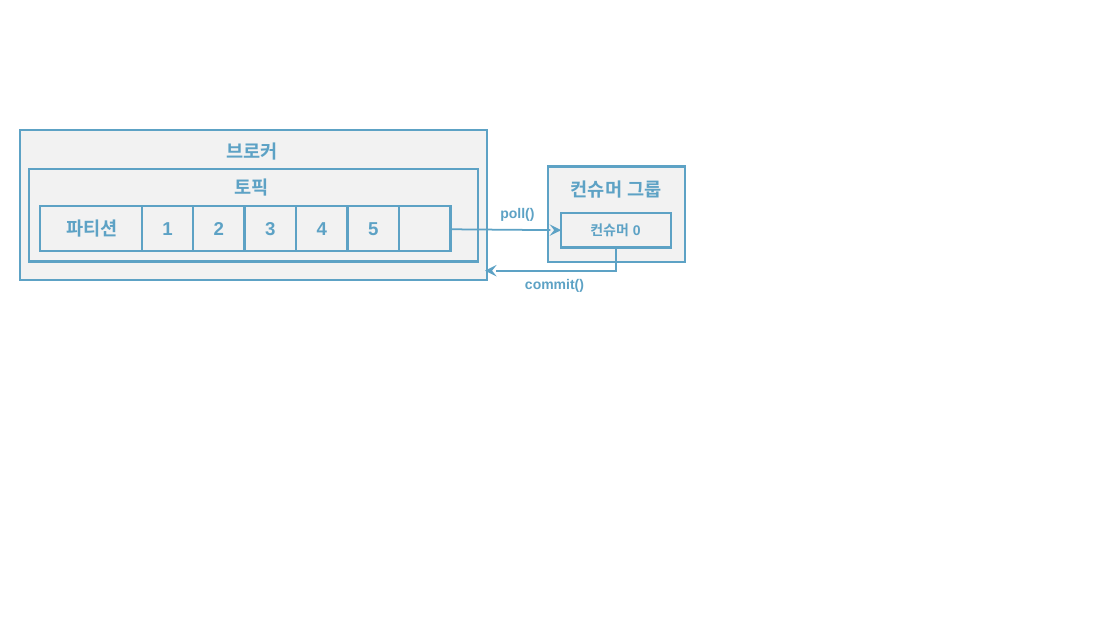
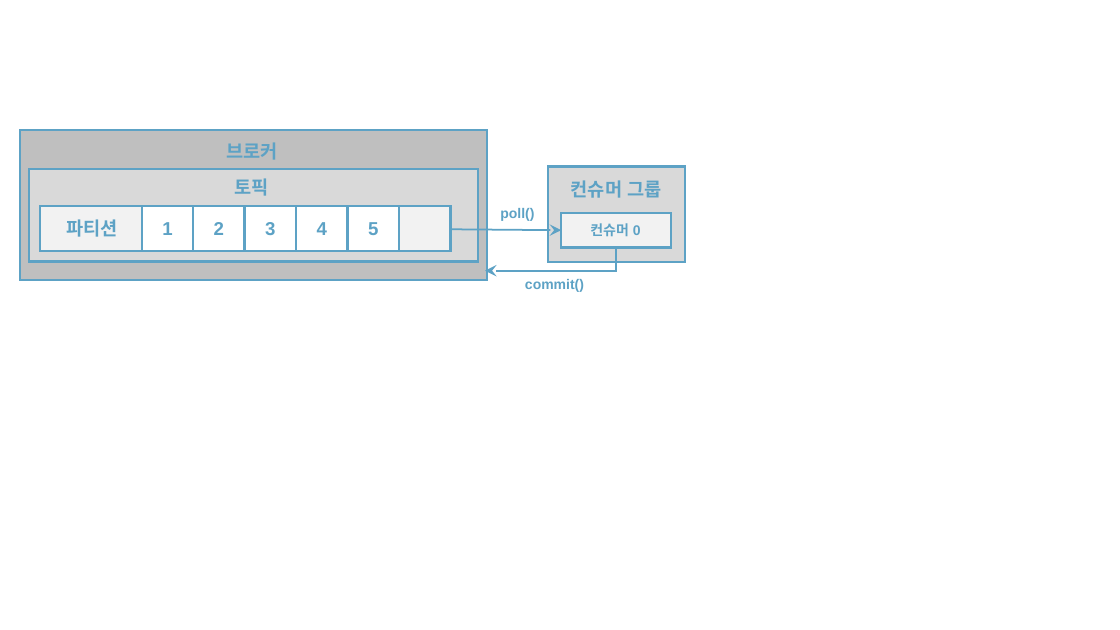
Before and after one commit to rudaks-han/book-summary, a slide deck: slide 19 of 아파치카프카_with자바/ref/프레젠테이션1.pptx. Drawn at 1120x630 pixels with LibreOffice and Linux fonts; fonts in the diff are those of the drawing. Boxes give left, top, right and bottom in pixels: in the first picture for what was removed or moved away, otherwise in the second. Text is boxed around its words. In the diff, an @@ line names an element or a change of style, - is before the commit and + after.

```diff
--- a/아파치카프카_with자바/ref/프레젠테이션1.pptx
+++ b/아파치카프카_with자바/ref/프레젠테이션1.pptx
@@ rectangle at (x1=20, y1=130, x2=487, y2=280): fill #F2F2F2 to #BFBFBF @@
@@ rectangle at (x1=29, y1=169, x2=478, y2=261): fill #F2F2F2 to #D9D9D9 @@
@@ rectangle at (x1=548, y1=166, x2=685, y2=262): fill #F2F2F2 to #D9D9D9 @@
@@ fill none to #FFFFFF in 5 elements at (x1=142, y1=206, x2=193, y2=250), (x1=193, y1=206, x2=245, y2=250), (x1=245, y1=206, x2=296, y2=250), (x1=296, y1=206, x2=347, y2=250), (x1=348, y1=206, x2=399, y2=250) @@
@@ rectangle at (x1=561, y1=213, x2=671, y2=247): fill none to #F2F2F2 @@
```
Also in this commit, not shown: 4 other slides changed, 1 other file.
